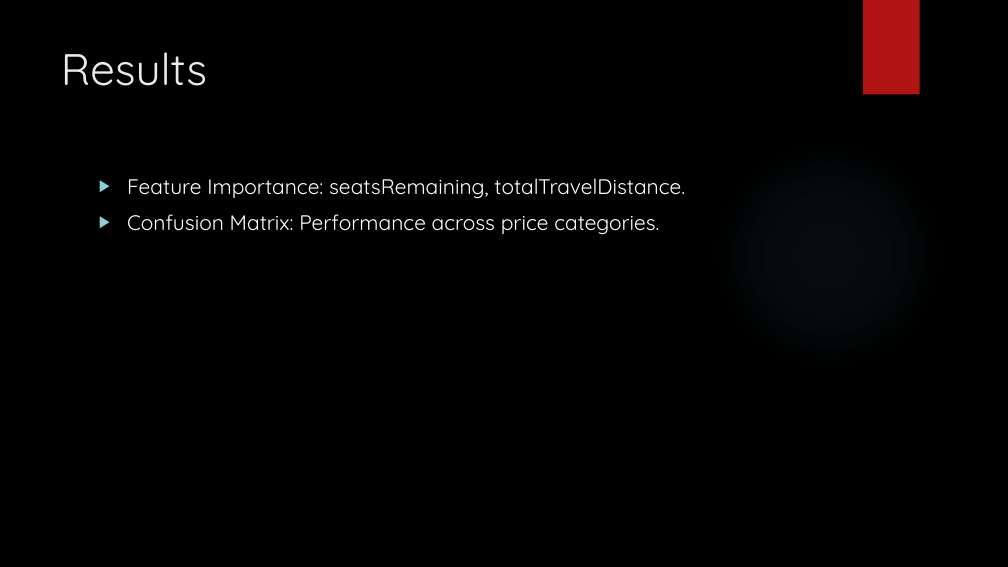
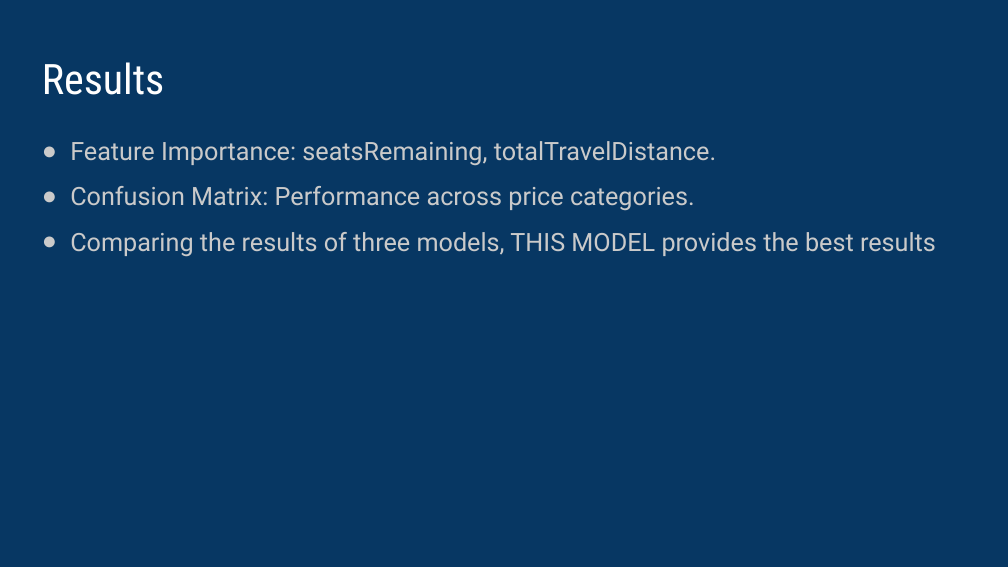
Before and after one commit to vipvivek15/CMPE_255_Final_Project, a slide deck: slide 14 of Final_presentation.pptx (slide 11 before the commit). Drawn at 1008x567 pixels with LibreOffice and Linux fonts; fonts in the diff are those of the drawing; background and template pictures are left out. Boxes give left, top, right and bottom in pixels: in the first picture for what was removed or moved away, otherwise in the second. Text is boxed around its words. In the diff, an @@ line names an element or a change of style, - is before the commit and + after.

```diff
--- a/Final_presentation.pptx
+++ b/Final_presentation.pptx
@@ background picture (left out) to #073763 @@
@@ rectangle removed at [863,0,920,95] @@
@@ title "Results": place and size @@
-title "Results" at [61,52,207,86]
+title "Results" at [42,62,164,95]
@@ title "Results" at [42,62,164,95]: size 42 to 40 pt, font Quicksand to Roboto Condensed, text colour #EBEBEB to #FFFFFF @@
@@ text "Feature Importance: seatsRemaining, totalTravelDistance.": place and size @@
-text "Feature Importance: seatsRemaining, totalTravelDistance." at [127,178,685,235]
+text "Feature Importance: seatsRemaining, totalTravelDistance." at [70,141,936,257]
@@ text at [70,141,716,211]: size 20 to 24 pt, font Quicksand to Roboto, text colour #FFFFFF to #CACACA in "Feature Importance: seatsRemaining, totalTravelDistance.", "Confusion Matrix: Performance across price categories."; bullet ▶ to ●; line spacing 1 to 1.15; less space between paragraphs; bullet colour #8AD0D6 to #CACACA @@
@@ ellipse removed at [712,138,944,371] @@
@@ text at [70,232,936,257]: paragraph added @@
+● Comparing the results of three models, THIS MODEL provides the best results
```
Also in this commit, not shown: 13 other slides changed, 4 slides added, 1 slide removed.
